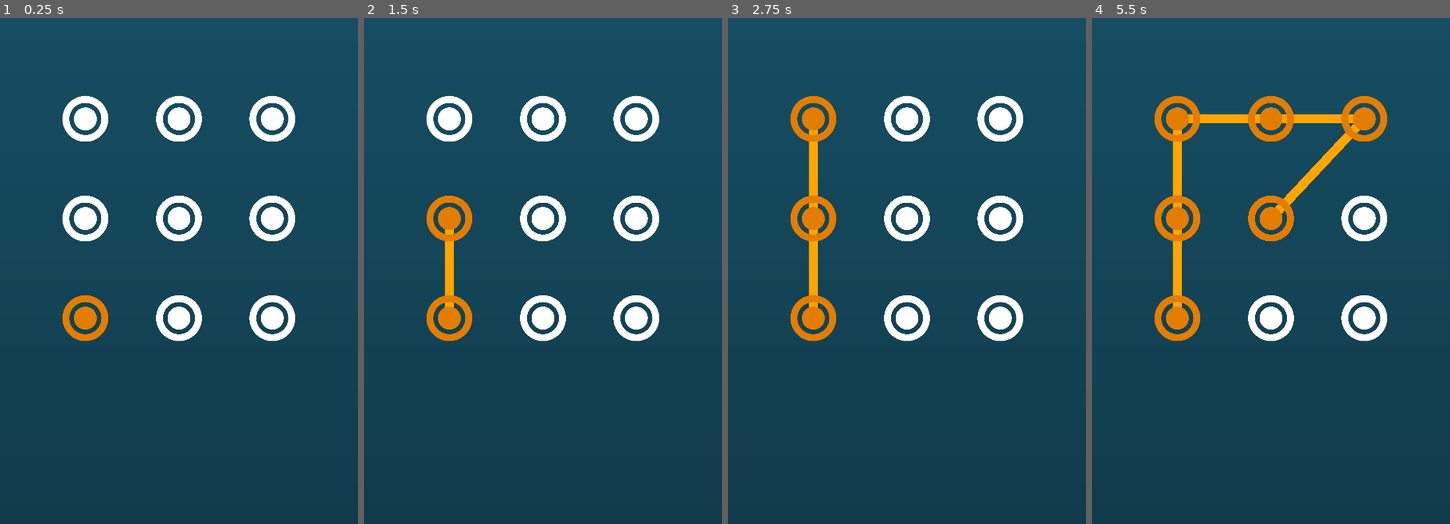
Above: before the commit, frames 1-4 (left to right).
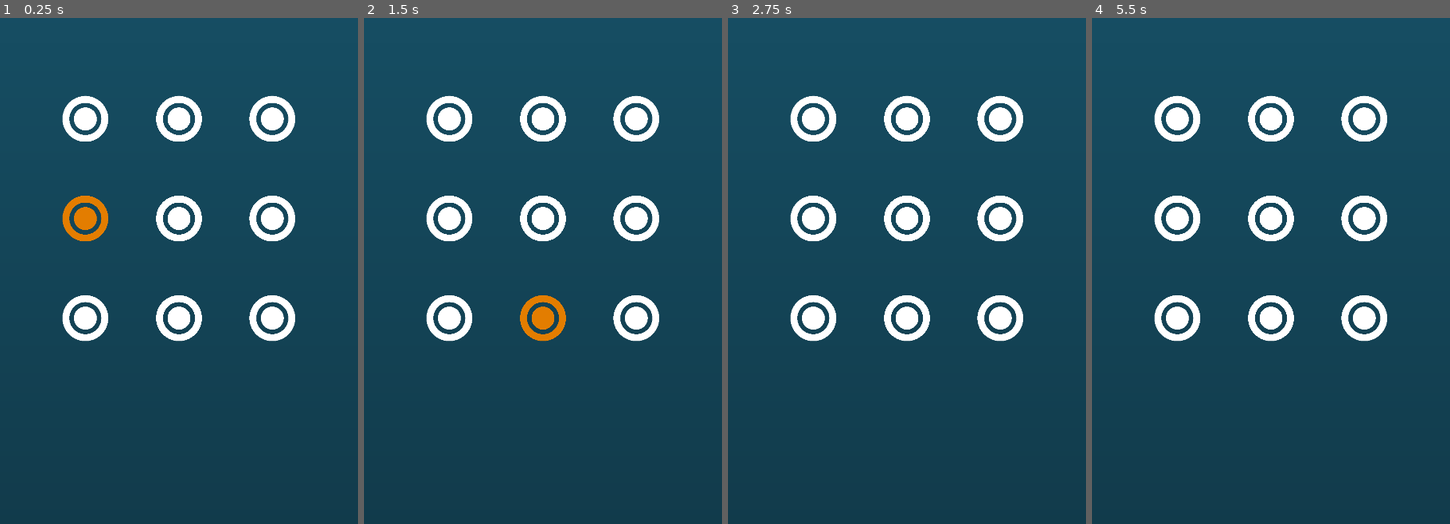
Above: after the commit, the same moments.

Repository: tJamesD/dot-line-matcher
Game: Godot game, scene res://Scenes/main.tscn
The game is run twice, just before and just after one commit, with the same random seed, the same clock (stepped at 60 frames per second) and the same inputs.
Inputs (mouse positions are in pixels of both pictures, inside the frame that each line leads up to):
- Up to frame 1 (0.25 s): no input
- Up to frame 2 (1.5 s): tap Enter at 0.5 s; move the mouse to (449, 119) at 0.52 s; tap Space at 1.25 s; move the mouse to (543, 119) at 1.27 s
- Up to frame 3 (2.75 s): move the mouse to (1000, 119) at 2.02 s
- Up to frame 4 (5.5 s): tap Enter at 2.75, 4.25 s; move the mouse to (1177, 220) at 2.77 s; tap Space at 3.5 s; move the mouse to (1271, 220) at 3.52 s; move the mouse to (1364, 220) at 4.27 s; move the mouse to (1177, 316) at 5.02 s

The runs differ from the first frame. In frame 1, 1.5% of the frame differs, in the area x 17-31%, y 35-64%; in frame 2, 2.5%; in frame 3, 2.8%; in frame 4, 6.1%, in the area x 17-83%, y 15-64%.

Commit message:
fixed gen-length less than 3 bug

Diff:
--- a/Scenes/main.tscn
+++ b/Scenes/main.tscn
@@ -37,6 +37,7 @@
 
 [node name="Dots" type="Node" parent="."]
 script = ExtResource("1_bo1nx")
+gen_length = 1
 
 [node name="Dot0" parent="Dots" instance=ExtResource("1_jjgbg")]
 position = Vector2(257.5, 700)
--- a/Scripts/dots_manager.gd
+++ b/Scripts/dots_manager.gd
@@ -68,7 +68,7 @@
 
 func _generate_pattern():
 	pattern = []
-	print("Pattern0: " + str(pattern))
+	#print("Pattern0: " + str(pattern))
 	curr_length = 0
 	_reset_neighbor_status()
 	var start_node_index : int = randf_range(0,8)
@@ -77,36 +77,36 @@
 	print("Pattern1: " + str(pattern))
 
 	dot_array[start_node_index]._setValid(false)
-	print("Start DOT0: " + str(start_node_index))
+	#print("Start DOT0: " + str(start_node_index))
 	var temp_neighbors = dot_array[start_node_index]._get_valid_neighbors()
-	print("valid Neights of start dot: " + str(temp_neighbors))
-	for i in range(gen_length):
+	#print("valid Neights of start dot: " + str(temp_neighbors))
+	for i in range(gen_length-1):
 		var neighbor = _pick_random_valid_neighbor(temp_neighbors)
-		if neighbor != null:
-			print("next neighbor: " + neighbor.name)
+		#if neighbor != null:
+			##print("next neighbor: " + neighbor.name)
 		if neighbor == null:
 			return
 		pattern.append(neighbor)
 		print("Pattern2: " + str(pattern))
 		curr_length += 1
 		temp_neighbors = neighbor._get_valid_neighbors()
-		print("next Neighbors: " + str(temp_neighbors))
+		#print("next Neighbors: " + str(temp_neighbors))
 
 
 func _pick_random_valid_neighbor(neighbor_array):
-	print("Neighbor_Array: " + str(neighbor_array))
+	#print("Neighbor_Array: " + str(neighbor_array))
 	if len(neighbor_array) == 0:
 		return
 	var rand_index : int = randf_range(0, len(neighbor_array))
 	#print("Rand DOT: " + str(rand_index))
-	print("START DOT1: " + neighbor_array[rand_index].name)
+	#print("START DOT1: " + neighbor_array[rand_index].name)
 	if neighbor_array[rand_index]._isValid():
-		print("ISVALID: " + neighbor_array[rand_index].name)
+		#print("ISVALID: " + neighbor_array[rand_index].name)
 		neighbor_array[rand_index]._setValid(false)
 		return neighbor_array[rand_index]
 
 	while not neighbor_array[rand_index]._isValid():
-		print("ATTEMPT: " + neighbor_array[rand_index].name)
+		#print("ATTEMPT: " + neighbor_array[rand_index].name)
 		rand_index = randf_range(0, len(neighbor_array)-1)
 
 	neighbor_array[rand_index]._setValid(false)
